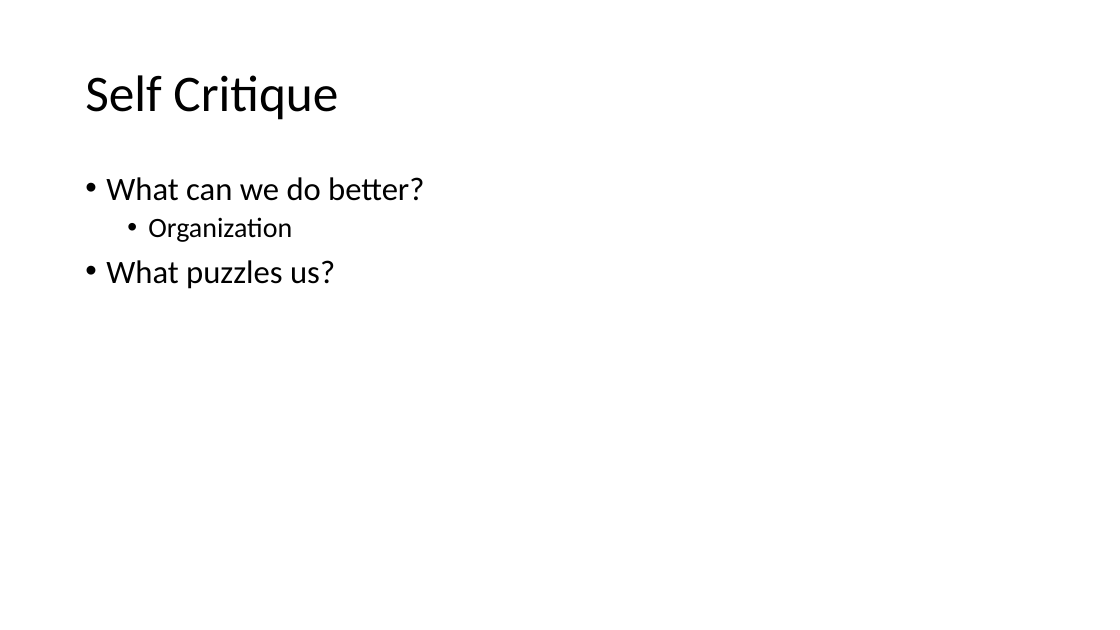
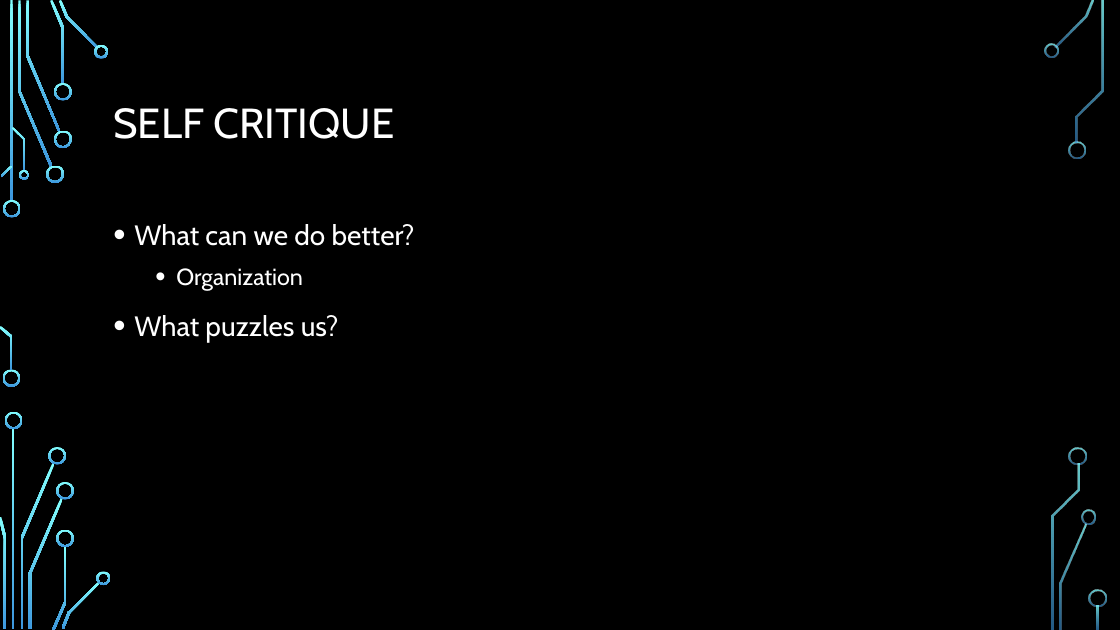
Before and after one commit to pdiemi/mibrary, a slide deck: slide 10 of Mibrary.pptx (slide 5 before the commit). Drawn at 1120x630 pixels with LibreOffice and Linux fonts; fonts in the diff are those of the drawing; background and template pictures are left out. Boxes give left, top, right and bottom in pixels: in the first picture for what was removed or moved away, otherwise in the second. Text is boxed around its words. In the diff, an @@ line names an element or a change of style, - is before the commit and + after.

```diff
--- a/Mibrary.pptx
+++ b/Mibrary.pptx
@@ background #FFFFFF to picture (left out) @@
@@ title at <box>113,108,394,139</box>: text changed; size 44 to 36 pt; font Calibri to Cabin; text colour #000000 to #FFFFFF @@
-Self Critique
+SELF CRITIQUE
@@ text "What can we do better?": place and size @@
-text "What can we do better?" at <box>106,177,424,289</box>
+text "What can we do better?" at <box>134,224,415,343</box>
@@ text "What can we do better?" at <box>134,224,415,343</box>: size 28 to 24 pt in "What can we do better?", "What puzzles us?"; font Calibri to Cabin, text colour #000000 to #FFFFFF; size 24 to 20 pt in "Organization"; line spacing 0.9 to 1.2 @@
@@ group added at <box>0,0,1107,630</box>: 33 freeform shapes, 3 rectangles @@
```
Also in this commit, not shown: 6 other slides changed, 5 slides added.
